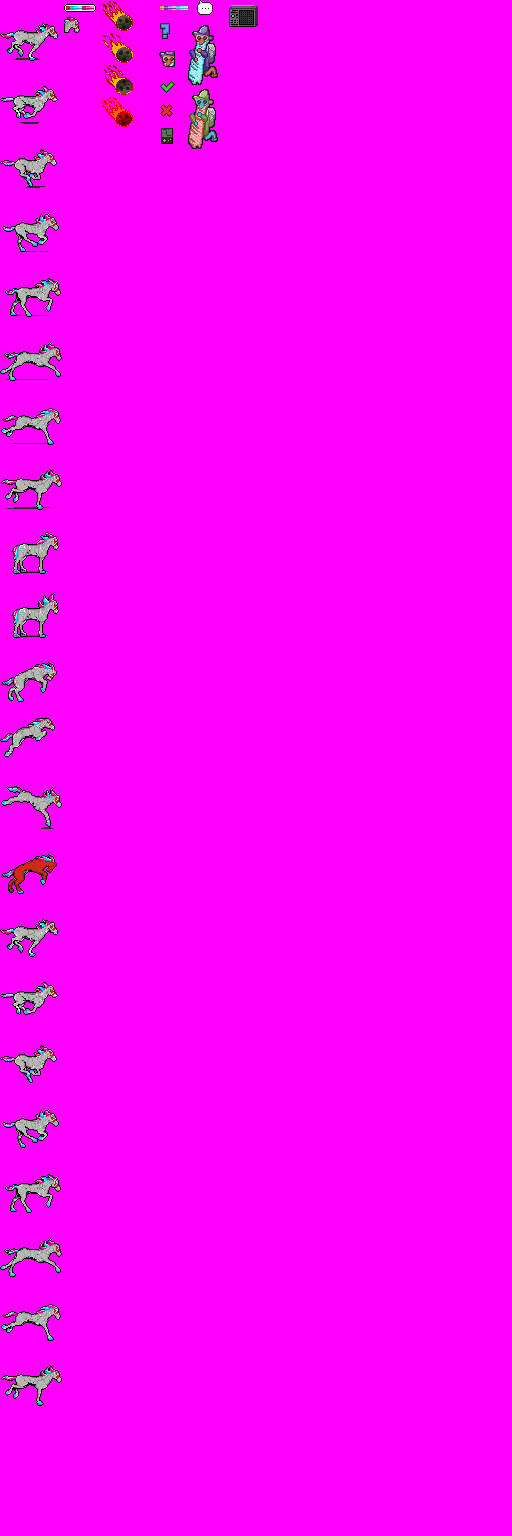
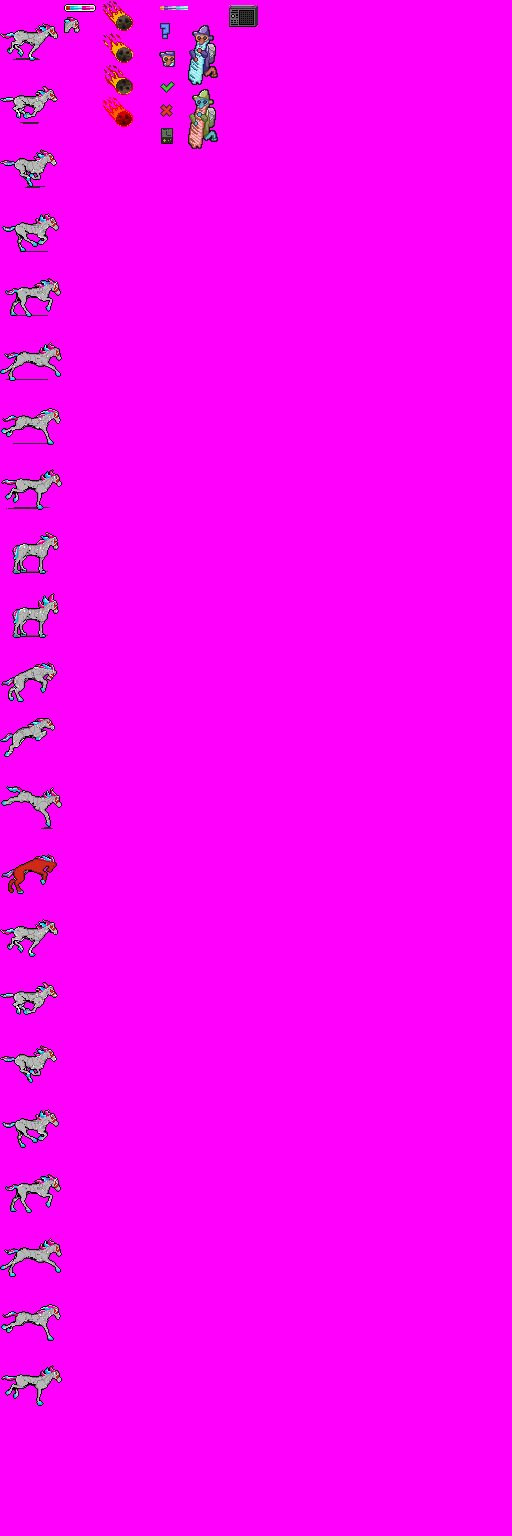
Before/after of a w=512, h=1536 layered artwork. What changed in the layer stack:
removed layer "ui_chat" over (197, 0, 213, 15)
